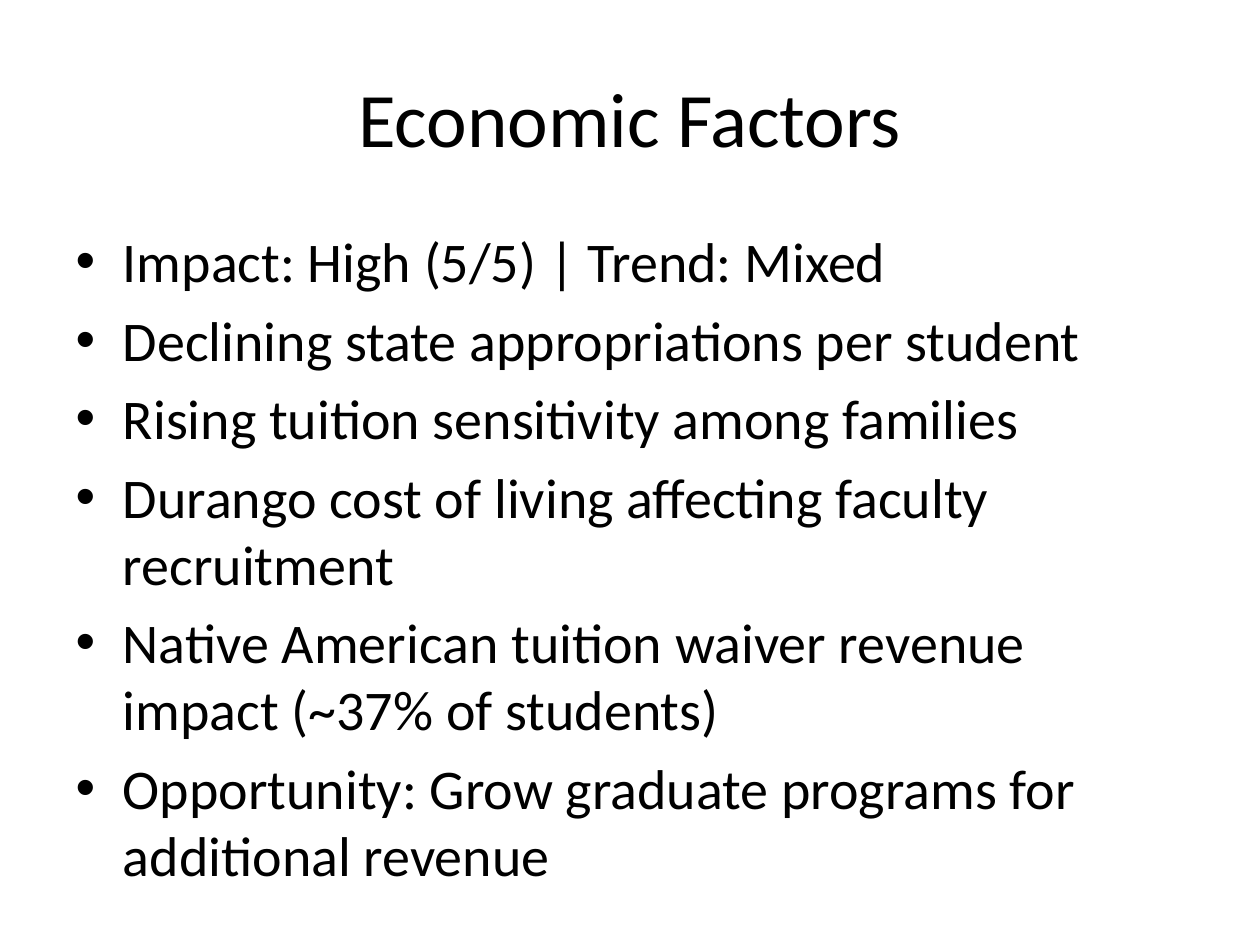
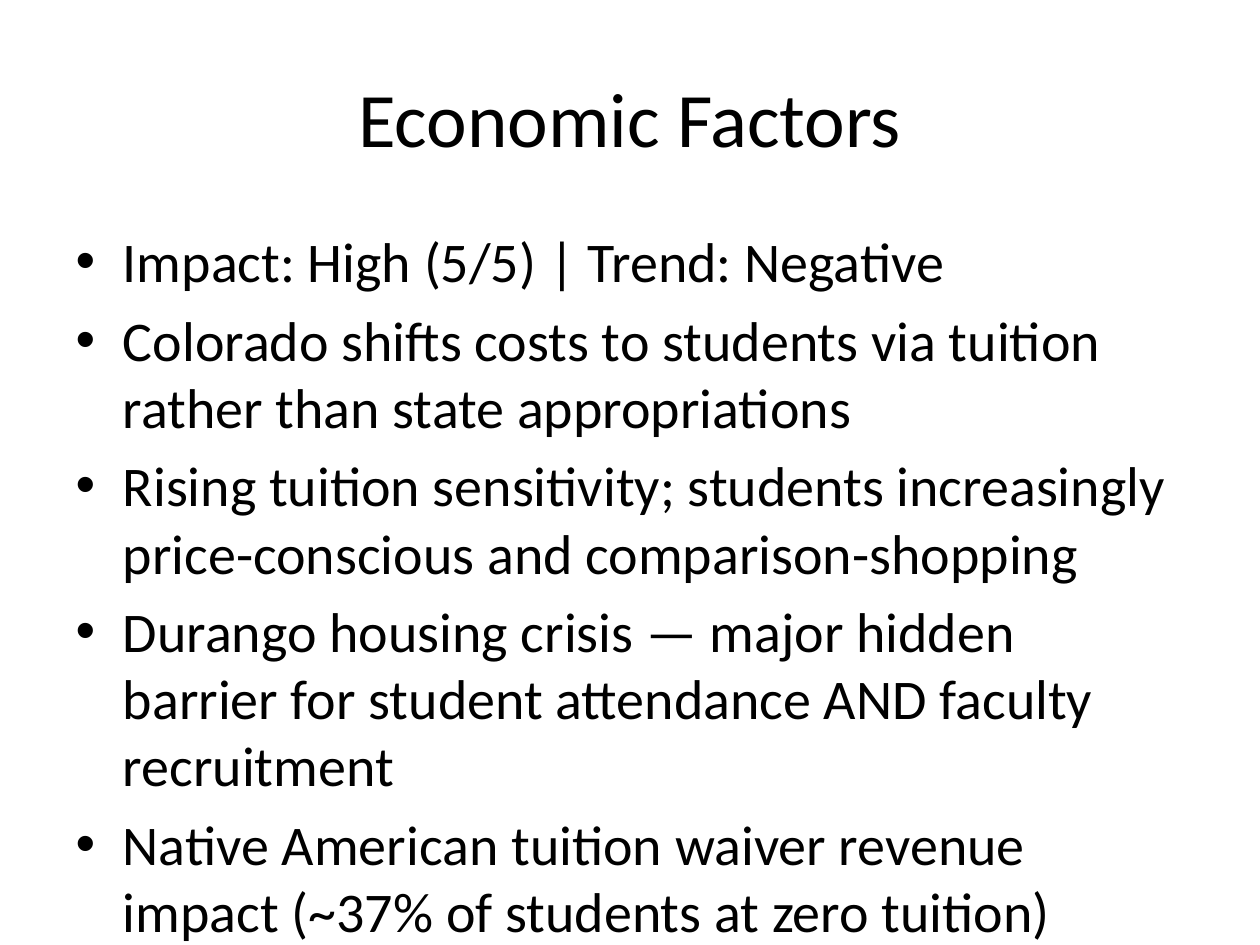
Before and after one commit to sarardm/flc-strategy-optimization-dashboard, a slide deck: slide 4 of generated_docs/PESTLE_Slide_Deck.pptx. Drawn at 1260x945 pixels with LibreOffice and Linux fonts; fonts in the diff are those of the drawing. Boxes give left, top, right and bottom in pixels: in the first picture for what was removed or moved away, otherwise in the second. Text is boxed around its words. In the diff, an @@ line names an element or a change of style, - is before the commit and + after.

```diff
--- a/generated_docs/PESTLE_Slide_Deck.pptx
+++ b/generated_docs/PESTLE_Slide_Deck.pptx
@@ text at (123, 241, 1165, 941): text changed @@
-• Impact: High (5/5) | Trend: Mixed
-• Declining state appropriations per student
-• Rising tuition sensitivity among families
-• Durango cost of living affecting faculty recruitment
-• Native American tuition waiver revenue impact (~37% of students)
-• Opportunity: Grow graduate programs for additional revenue
+• Impact: High (5/5) | Trend: Negative
+• Colorado shifts costs to students via tuition rather than state appropriations
+• Rising tuition sensitivity; students increasingly price-conscious and comparison-shopping
+• Durango housing crisis — major hidden barrier for student attendance AND faculty recruitment
+• Native American tuition waiver revenue impact (~37% of students at zero tuition)
+• Opportunity: Healthcare/nursing programs (strong regional employer demand)
```
Also in this commit, not shown: 7 other slides changed, 15 other files.
